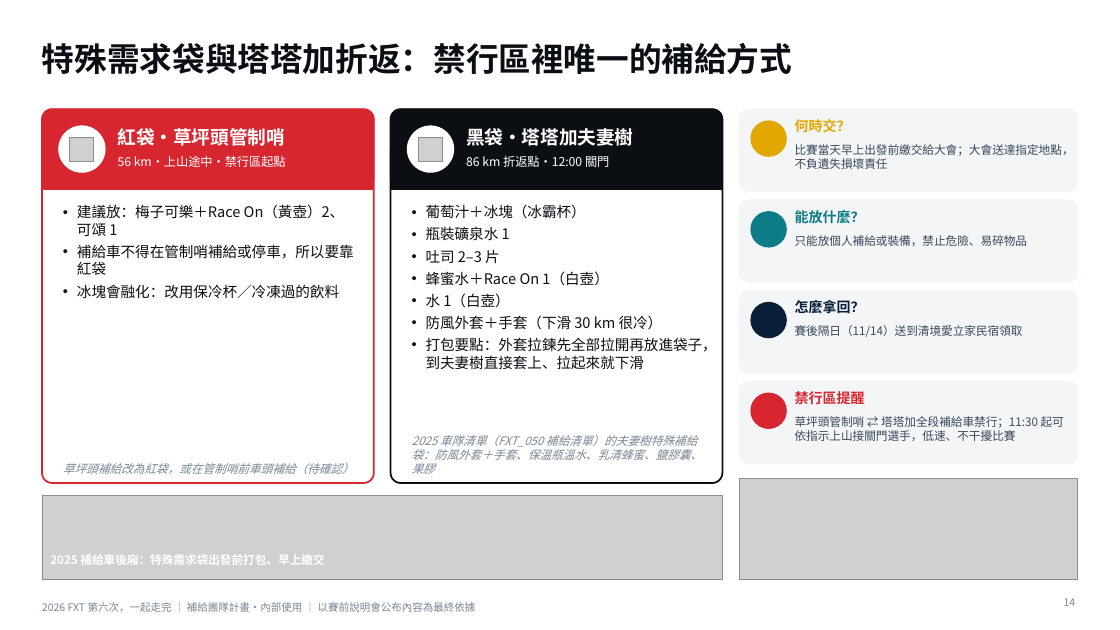
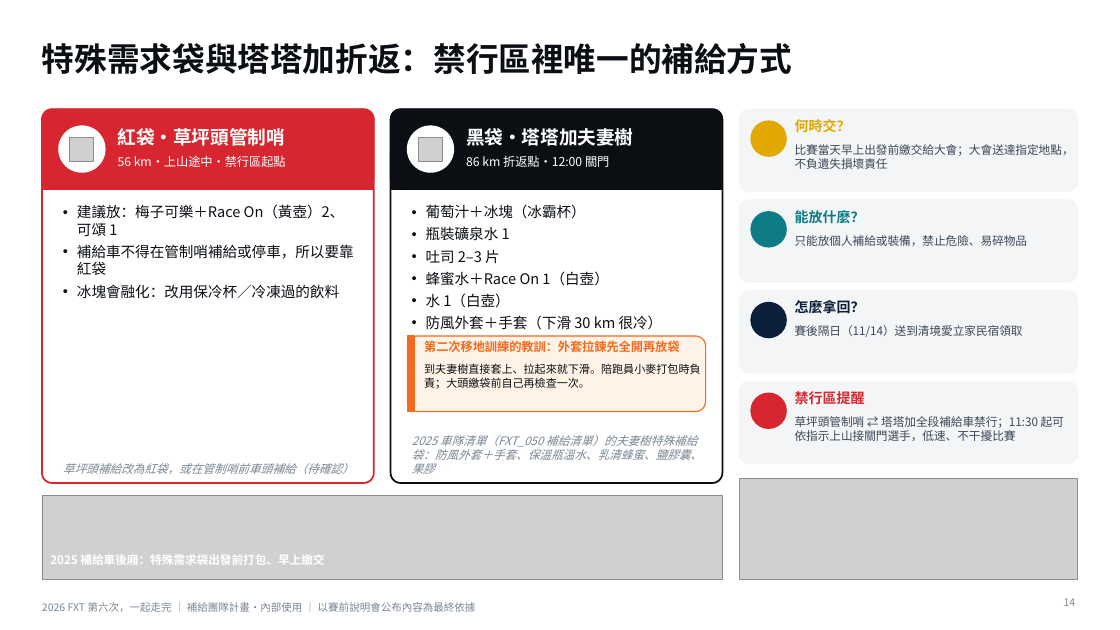
Before and after one commit to powermovebboy-sys/Race-site, a slide deck: slide 14 of deck/2026_FXT_第六次一起走完.pptx. Drawn at 1120x630 pixels with LibreOffice and Linux fonts; fonts in the diff are those of the drawing; grey boxes stand for pictures; background and template pictures are left out. Boxes give left, top, right and bottom in pixels: in the first picture for what was removed or moved away, otherwise in the second. Text is boxed around its words. In the diff, an @@ line names an element or a change of style, - is before the commit and + after.

```diff
--- a/deck/2026_FXT_第六次一起走完.pptx
+++ b/deck/2026_FXT_第六次一起走完.pptx
@@ rounded rectangle added at (408, 336, 706, 412), fill #FFF3E8, outline #F26B1F 1 pt @@
@@ rectangle added at (408, 336, 414, 412), fill #F26B1F, outline #F26B1F 1 pt @@
@@ text added at (424, 340, 679, 352), 10.5 pt, text #F26B1F, bold @@
+第二次移地訓練的教訓：外套拉鍊先全開再放袋
@@ text at (426, 337, 717, 370): paragraph removed @@
-• 打包要點：外套拉鍊先全部拉開再放進袋子，到夫妻樹直接套上、拉起來就下滑
@@ text added at (424, 363, 700, 389), 9.5 pt, text #0B0F14 @@
+到夫妻樹直接套上、拉起來就下滑。陪跑員小麥打包時負責；大頭繳袋前自己再檢查一次。
```
Also in this commit, not shown: 2 other slides changed, 2 other files.
